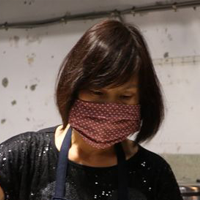
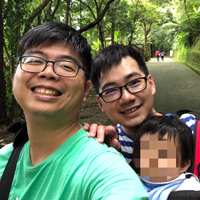
Layered file, before and after one edit (w=200, h=200). Changes by layer:
added layer "圖層 5" above "圖層 4" over (0, 0, 200, 200)
added layer "圖層 4" above "圖層 3" over (0, 0, 200, 200)
